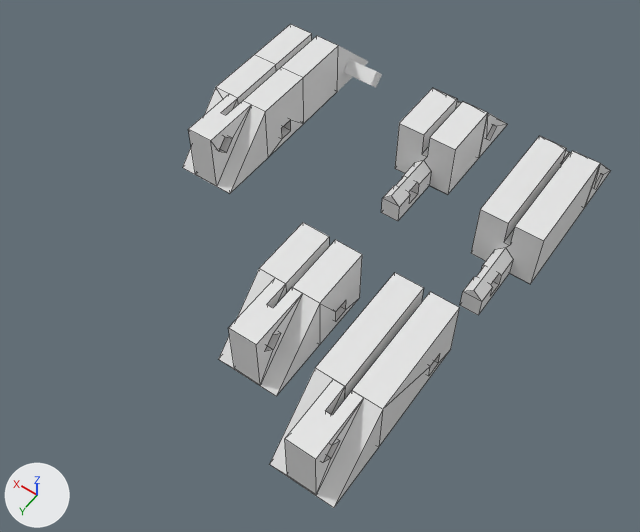
Before and after pictures for a commit that changed the Blender file model-1cm.blend.
One viewpoint serves both versions: a 50 mm lens placed at (-87.1, 97.9, 125.3), pointed at (-28.4, 15.7, -4.0). Every picture has the same lights, and +X, +Y and +Z are marked at lower left. Mesh edges are drawn as thin lines.

Script lines for the objects in view, before the commit:
```python
ob_in = bpy.data.objects.new('in', me_cube_014)
ob_in.location = (0.0, -16.0, 6.0)
ob_in.scale = (100.0, 60.0, 100.0)
ob_in_long = bpy.data.objects.new('in long', me_cube_037)
ob_in_long.location = (-34.0, -16.0, 6.0)
ob_in_long.scale = (100.0, 60.0, 100.0)
ob_in_long_001 = bpy.data.objects.new('in long.001', me_cube_009)
ob_in_long_001.location = (-56.7, -16.0, 6.0)
ob_in_long_001.scale = (100.0, 60.0, 100.0)
ob_nail = bpy.data.objects.new('_nail', me_cube_026)
ob_nail.location = (27.0, 28.1, 1.4)
ob_nail.rotation_euler = (0.0, 0.0, 1.571)  # degrees (0, 0, 90)
ob_nail.scale = (45.0, 13.5, 13.5)
ob_out = bpy.data.objects.new('out', me_cube_003)
ob_out.location = (0.0, 0.0, 10.0)
ob_out.scale = (100.0, 100.0, 100.0)
ob_out_long = bpy.data.objects.new('out long', me_cube_045)
ob_out_long.location = (-33.9, 29.9, 10.0)
ob_out_long.scale = (100.0, 100.0, 100.0)
ob_out_long_001 = bpy.data.objects.new('out long.001', me_cube_047)
ob_out_long_001.location = (-52.2, 29.9, 10.0)
ob_out_long_001.scale = (100.0, 100.0, 100.0)
ob_out_opening = bpy.data.objects.new('out opening', me_cube_005)
ob_out_opening.location = (0.0, -2.5, 3.0)
ob_out_opening.scale = (33.3, 81.1, 60.0)
ob_out_opening__triangle = bpy.data.objects.new('out opening  triangle', me_cube_006)
ob_out_opening__triangle.location = (0.0, -2.51, 4.0)
ob_out_opening__triangle.rotation_euler = (0.0, 0.785, 0.0)  # degrees (0, 45, 0)
ob_out_opening__triangle.scale = (14.2, 81.1, 14.2)
```
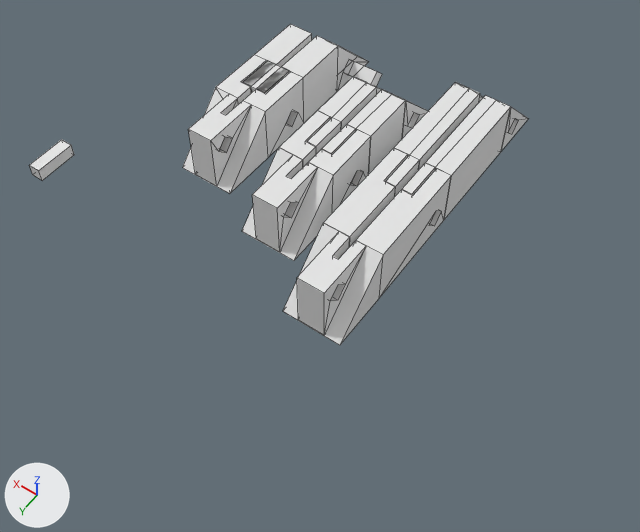
ob_out_opening__triangle is not drawn itself; it is used by a modifier of ob_out_opening.
ob_out_opening is not drawn itself; it is used by a modifier of ob_out.
ob_out_key_hole is not drawn itself; it is used by a modifier of ob_out.

Changed parts and their boxes (x1, y1, x2, y2) in the pictures (640 x 532 px):
'out long.001', deleted: before (270, 273, 460, 508)
'out-1cm', added: after (283, 148, 451, 345)
'out long', deleted: before (219, 222, 362, 396)
'in long.001', deleted: before (460, 136, 611, 315)
'out', reshaped, modifiers changed: (182, 54, 304, 194) in both
'out-1cm.001', added: after (242, 110, 371, 261)
'in-1cm', added: after (386, 82, 528, 220)
'in long', deleted: before (381, 88, 507, 221)
'in-1cm.001', added: after (307, 76, 428, 174)
'in', modifiers changed: before (255, 24, 338, 123); after (244, 24, 338, 122)
'_nail', shown: after (29, 139, 74, 181)

Diff of the bpy script that builds the scene:
```diff
--- a/model-1cm.blend.py
+++ b/model-1cm.blend.py
@@ ob_in_long_001 @@
-ob_in_long_001 = bpy.data.objects.new('in long.001', me_cube_009)
@@ ob_out_long_001 @@
-ob_out_long_001 = bpy.data.objects.new('out long.001', me_cube_047)
@@ ob_out_long @@
-ob_out_long = bpy.data.objects.new('out long', me_cube_045)
@@ ob_in_long @@
-ob_in_long = bpy.data.objects.new('in long', me_cube_037)
@@ ob_nail @@
 ob_nail.rotation_euler = (0.0, 0.0, 1.571)  # degrees (0, 0, 90)
-ob_nail.scale = (45.0, 13.5, 13.5)
-ob_nail.hide_viewport = True
+ob_nail.scale = (43.0, 13.5, 13.5)
@@ ob_out_opening__triangle @@
-ob_out_opening__triangle = bpy.data.objects.new('out opening  triangle', me_cube_006)
@@ ob_out_opening @@
-ob_out_opening = bpy.data.objects.new('out opening', me_cube_005)
@@ ob_in @@
 _m = ob_in.modifiers.new('Boolean.001', 'BOOLEAN')
-_m.object = ob_in_opening
+_m.object = ob_in_key
 _m.operation = 'UNION'
@@ ob_out @@
 _m = ob_out.modifiers.new('Boolean.001', 'BOOLEAN')
-_m.object = ob_out_opening
+_m.object = ob_out_key_hole
 _m.solver = 'FLOAT'
@@ ob_out_key_hole @@
+ob_out_key_hole = bpy.data.objects.new('out key hole', me_cube_005_1)  # a box spanning x -0.06..0.06, y -0.074..0.074, z -0.0333..0.0333
+ob_out_key_hole.location = (0.0, -6.0, 6.0)
+ob_out_key_hole.scale = (50.0, 54.1, 180.0)
@@ ob_in_key @@
+ob_in_key = bpy.data.objects.new('in key', me_cube_012_1)  # a box spanning x -0.038..0.038, y -0.111..0.057, z -0.061..0.006; modifiers BOOLEAN, BOOLEAN
+ob_in_key.location = (0.0, -4.864, 10.95)
+ob_in_key.scale = (69.3, 47.1, 180.0)
@@ ob_out_1cm @@
+ob_out_1cm = bpy.data.objects.new('out-1cm', me_cube_020)  # 88 vertices, 56 faces; spans x -0.06..0.06, y -0.1..0.24, z -0.1..0.02
+ob_out_1cm.location = (-36.7, 6.0, 10.0)
+ob_out_1cm.scale = (100.0, 100.0, 100.0)
@@ ob_in_1cm @@
+ob_in_1cm = bpy.data.objects.new('in-1cm', me_cube_029)  # 77 vertices, 51 faces; spans x -0.06..0.06, y -0.3..0.397, z -0.06..0.06
+ob_in_1cm.location = (-36.7, -20.0, 6.0)
+ob_in_1cm.scale = (100.0, 60.0, 100.0)
@@ ob_in_1cm_001 @@
+ob_in_1cm_001 = bpy.data.objects.new('in-1cm.001', me_cube_006_1)  # 77 vertices, 51 faces; spans x -0.06..0.06, y -0.3..0.23, z -0.06..0.06
+ob_in_1cm_001.location = (-19.7, -10.0, 6.0)
+ob_in_1cm_001.scale = (100.0, 60.0, 100.0)
@@ ob_out_1cm_001 @@
+ob_out_1cm_001 = bpy.data.objects.new('out-1cm.001', me_cube_009_1)  # 88 vertices, 56 faces; spans x -0.06..0.06, y -0.1..0.14, z -0.1..0.02
+ob_out_1cm_001.location = (-19.7, 6.0, 10.0)
+ob_out_1cm_001.scale = (100.0, 100.0, 100.0)
```
